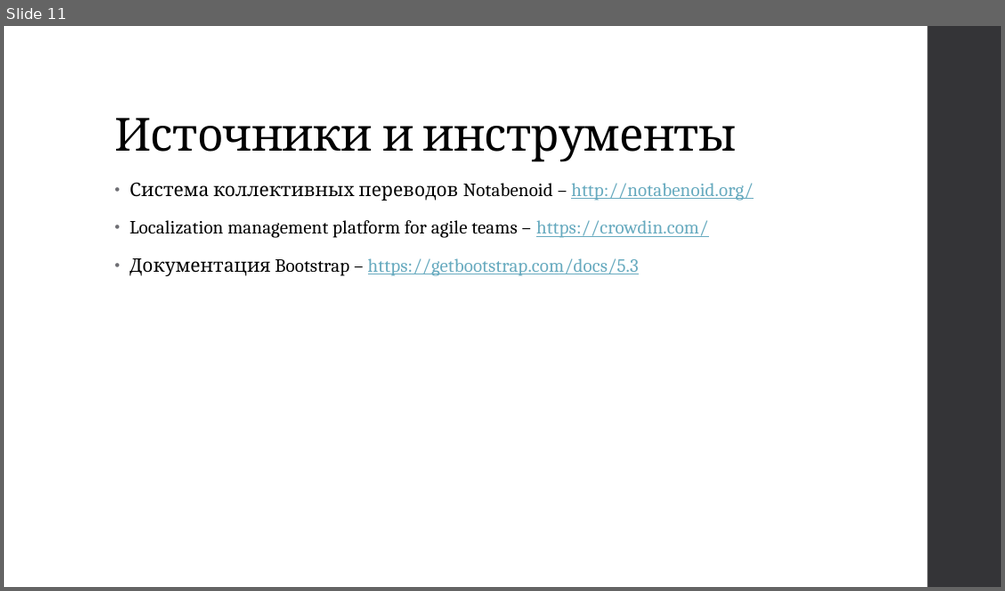
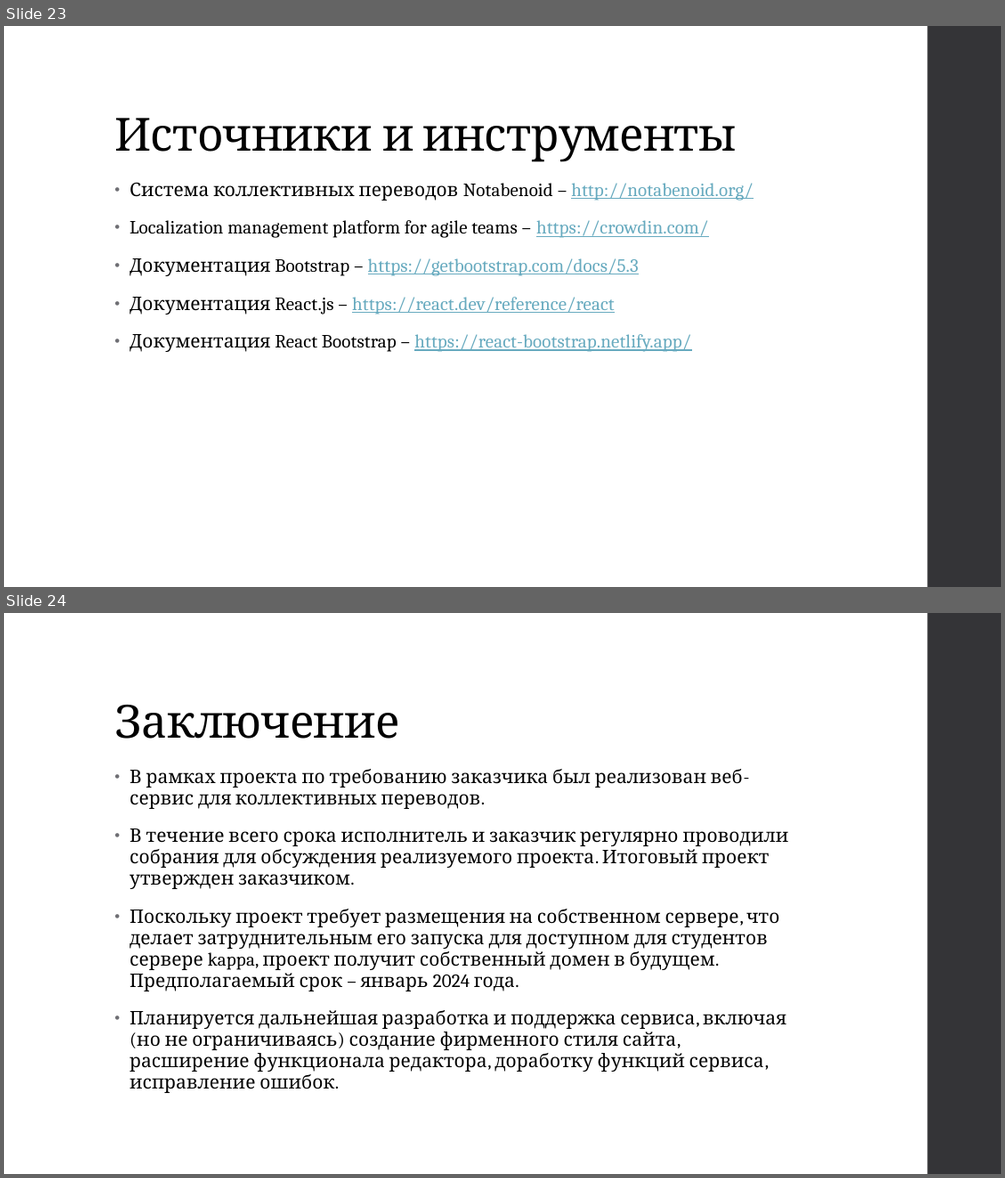
Before and after one commit to ipaingo/study, a slide deck: вебы/презентация/Веб-сервис для коллективных переводов.pptx. Shown one above the other, each under a label of ours: slide 11 before the commit, slides 23 and 24 after it. The pictures are 1005x591 and 1005x1178 pixels, drawn with LibreOffice and Linux fonts; fonts in the diff are those of the drawing. Boxes give left, top, right and bottom in pixels: in the first picture for what was removed or moved away, otherwise in the second. Text is boxed around its words. In the diff, an @@ line names an element or a change of style, - is before the commit and + after.

```diff
--- a/вебы/презентация/Веб-сервис для коллективных переводов.pptx
+++ b/вебы/презентация/Веб-сервис для коллективных переводов.pptx
@@ slide 24 added at box(4, 613, 1001, 1174), background #FFFFFF; not listed: 1 template element that a slide beside it also shows @@
@@ title added at box(114, 705, 399, 738), 44 pt, text #000000 @@
+Заключение
@@ text added at box(129, 769, 789, 1093), 18 pt, text #000000 @@
+• В рамках проекта по требованию заказчика был реализован веб-сервис для коллективных переводов.
+• В течение всего срока исполнитель и заказчик регулярно проводили собрания для обсуждения реализуемого проекта. Итоговый проект утвержден заказчиком.
+• Поскольку проект требует размещения на собственном сервере, что делает затруднительным его запуска для доступном для студентов сервере kappa, проект получит собственный домен в будущем. Предполагаемый срок – январь 2024 года.
+• Планируется дальнейшая разработка и поддержка сервиса, включая (но не ограничиваясь) создание фирменного стиля сайта, расширение функционала редактора, доработку функций сервиса, исправление ошибок.
@@ what was slide 11 is now slide 23 @@
@@ slide 23 changed as well @@
@@ text at box(129, 297, 691, 352): paragraphs added @@
+• Документация React.js – https://react.dev/reference/react
+• Документация React Bootstrap – https://react-bootstrap.netlify.app/
```
Also in this commit, not shown: 4 other slides changed, 15 other slides added, 4 slides removed.
